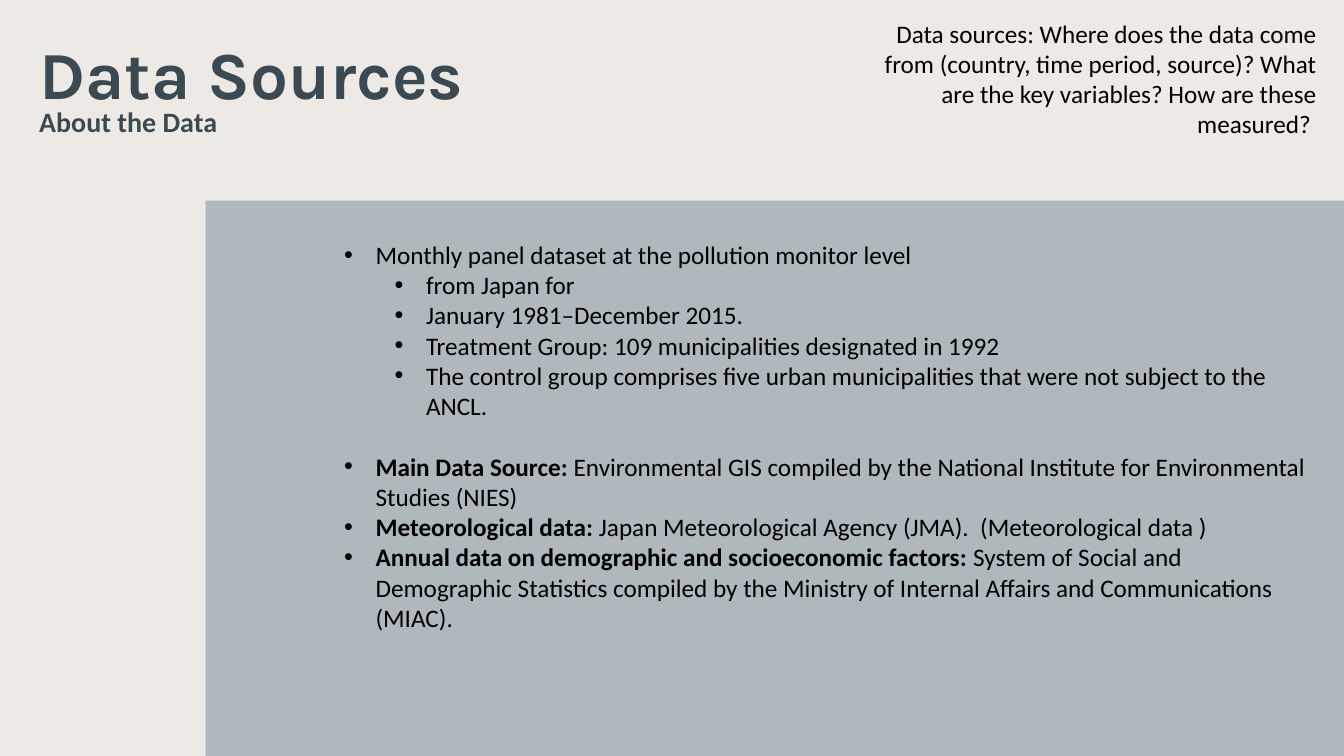
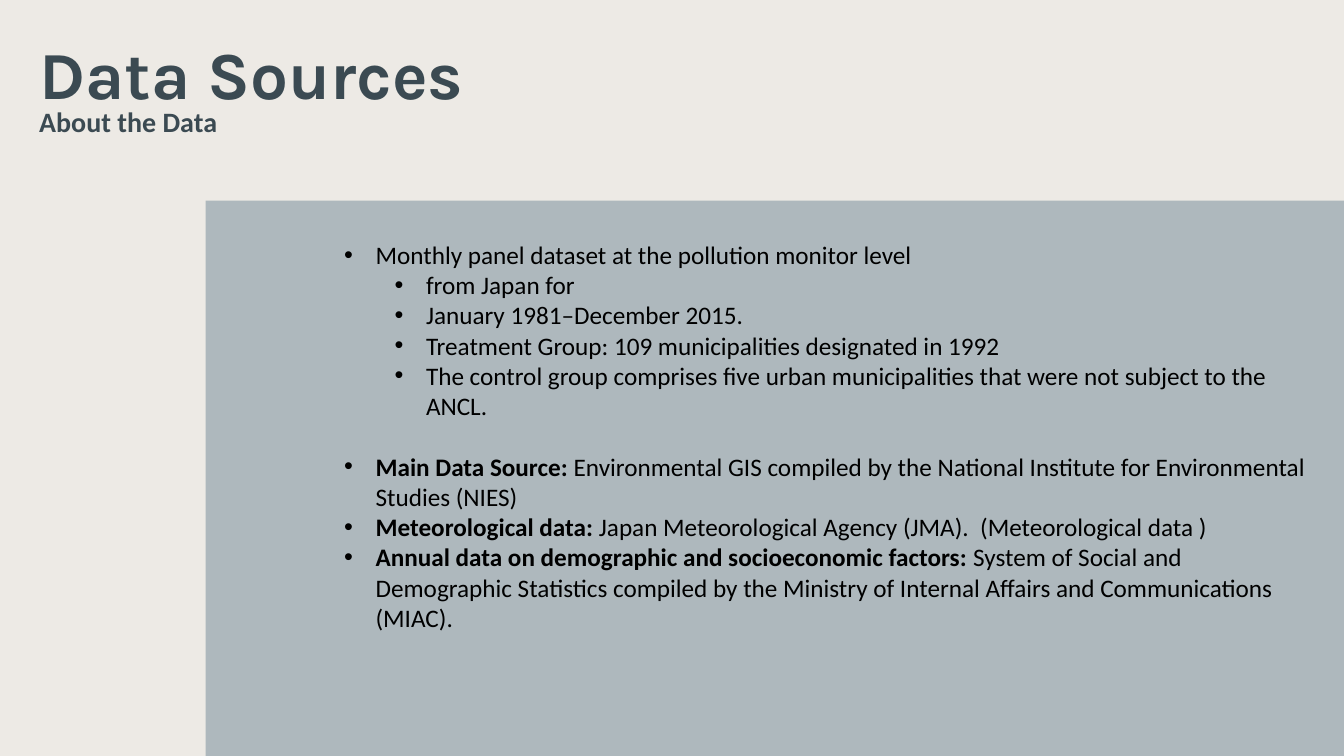
Before and after one commit to lemonhead94/urban_air_quality_jp, a slide deck: slide 4 of Studer_Koch_Urban_air_quality.pptx. Drawn at 1344x756 pixels with LibreOffice and Linux fonts; fonts in the diff are those of the drawing. Boxes give left, top, right and bottom in pixels: in the first picture for what was removed or moved away, otherwise in the second. Text is boxed around its words. In the diff, an @@ line names an element or a change of style, - is before the commit and + after.

```diff
--- a/Studer_Koch_Urban_air_quality.pptx
+++ b/Studer_Koch_Urban_air_quality.pptx
@@ text removed at [885,25,1317,133] @@
-Data sources: Where does the data come from (country, time period, source)? What are the key variables? How are these measured?
```
Also in this commit, not shown: 9 other slides changed, 1 slide added, 2 other files.
